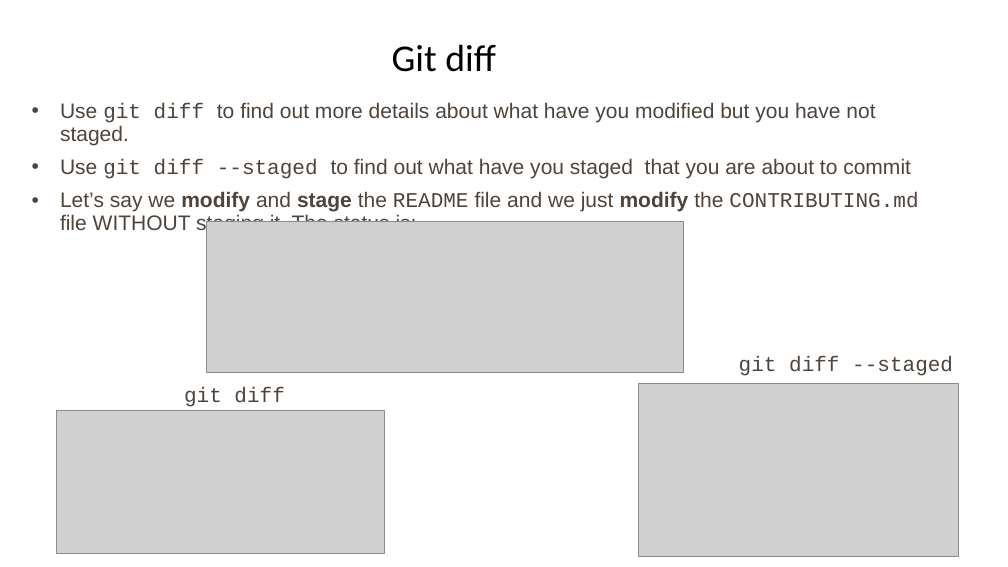
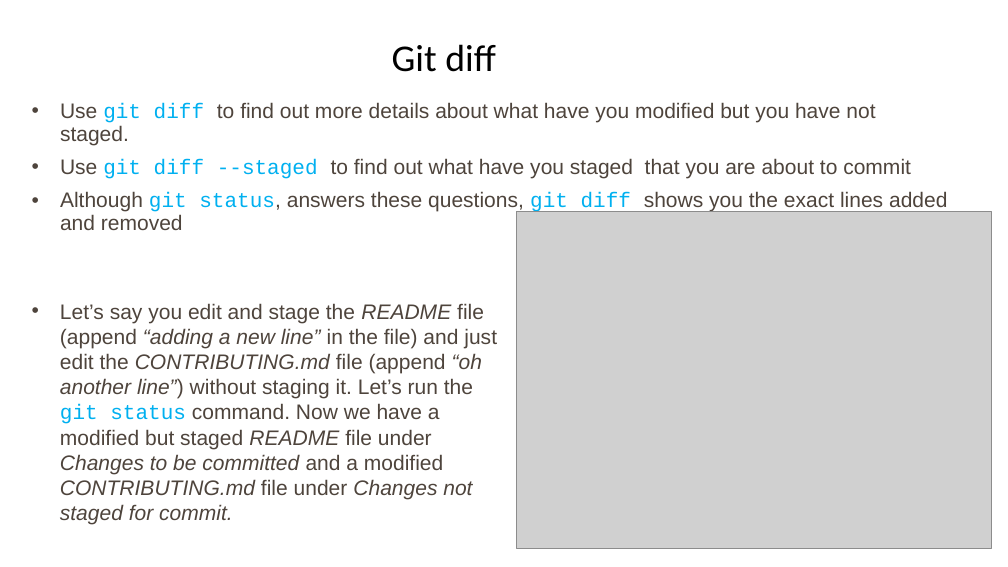
Before and after one commit to imarag/tutorials_content_imarag, a slide deck: slide 15 of GIT_tutorial.pptx. Drawn at 1008x567 pixels with LibreOffice and Linux fonts; fonts in the diff are those of the drawing; grey boxes stand for pictures. Boxes give left, top, right and bottom in pixels: in the first picture for what was removed or moved away, otherwise in the second. Text is boxed around its words. In the diff, an @@ line names an element or a change of style, - is before the commit and + after.

```diff
--- a/GIT_tutorial.pptx
+++ b/GIT_tutorial.pptx
@@ text at <box>60,102,911,179</box>: text colour #4E443C to #00B0F0 in "git diff", "git diff --staged" @@
@@ text at <box>60,191,947,230</box>: text changed @@
-• Let’s say we modify and stage the README file and we just modify the CONTRIBUTING.md file WITHOUT staging it. The status is:
+• Although git status, answers these questions, git diff shows you the exact lines added and removed
@@ picture removed at <box>206,221,683,372</box> @@
@@ picture added at <box>516,211,991,548</box> @@
@@ text added at <box>60,303,497,525</box>, 20 pt, text #4E443C @@
+• Let’s say you edit and stage the README file (append “adding a new line” in the file) and just edit the CONTRIBUTING.md file (append “oh another line”) without staging it. Let’s run the git status command. Now we have a modified but staged README file under Changes to be committed and a modified CONTRIBUTING.md file under Changes not staged for commit.
@@ text removed at <box>739,356,953,376</box> @@
-git diff --staged
@@ text removed at <box>184,387,284,407</box> @@
-git diff
@@ picture removed at <box>639,384,960,557</box> @@
@@ picture removed at <box>57,410,385,553</box> @@
```
Also in this commit, not shown: 26 other slides changed, 21 slides added, 2 slides removed, 1 other file.
